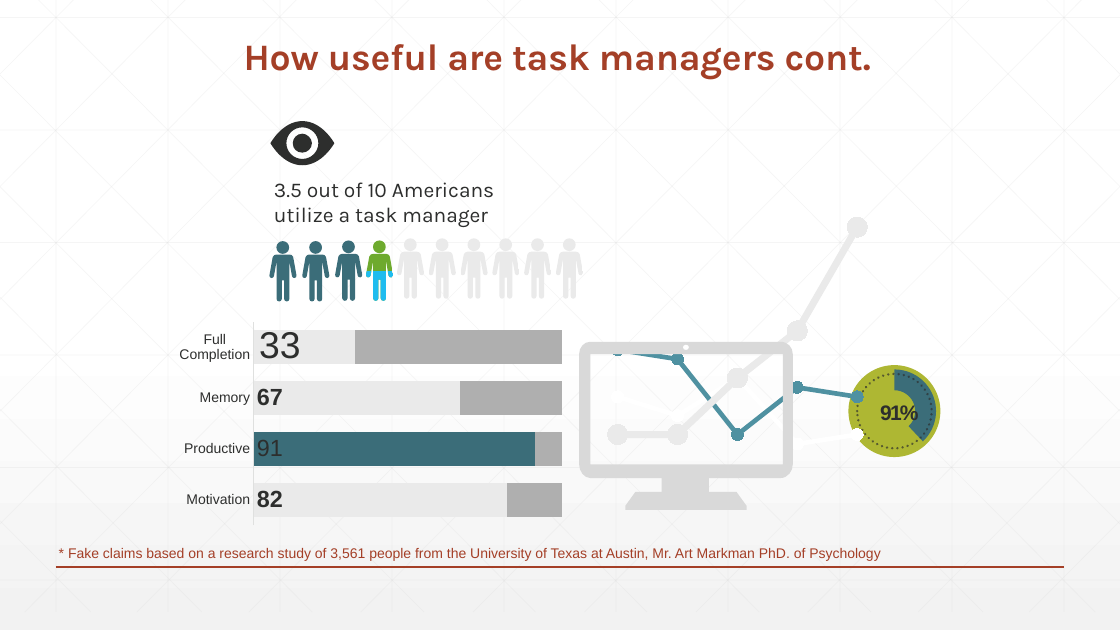
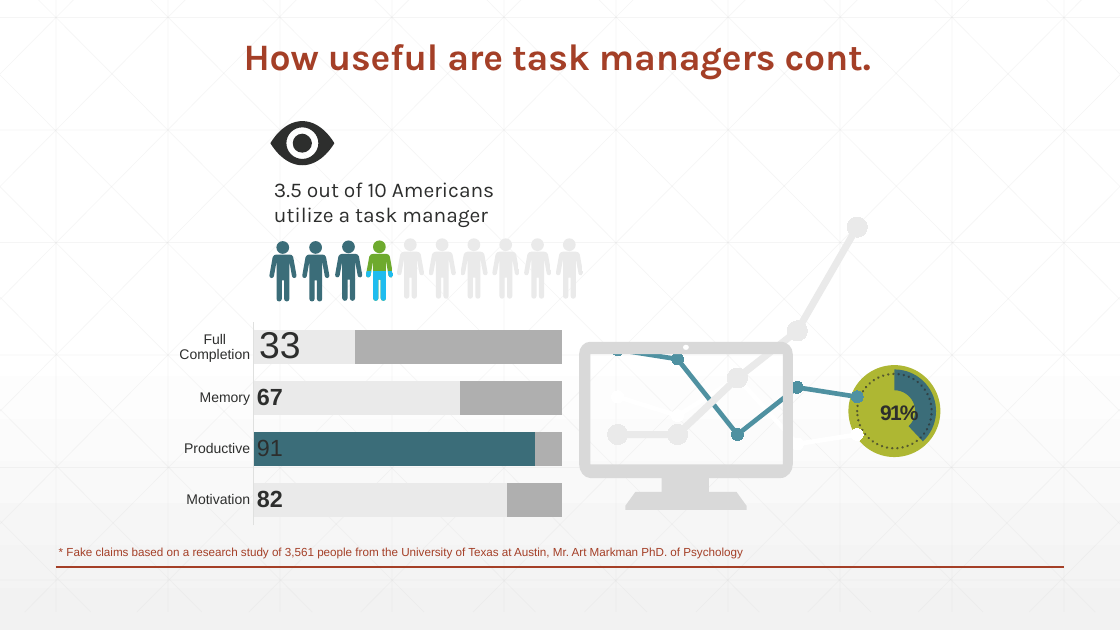
Before and after one commit to SudoKudo/Task-Manager, a slide deck: slide 4 of Presentation/Task Manager.pptx. Drawn at 1120x630 pixels with LibreOffice and Linux fonts; fonts in the diff are those of the drawing. Boxes give left, top, right and bottom in pixels: in the first picture for what was removed or moved away, otherwise in the second. Text is boxed around its words. In the diff, an @@ line names an element or a change of style, - is before the commit and + after.

```diff
--- a/Presentation/Task Manager.pptx
+++ b/Presentation/Task Manager.pptx
@@ text "* Fake claims based on ..." at [66, 547, 742, 559]: size 12 to 10 pt @@
```
Also in this commit, not shown: 4 other slides changed.
